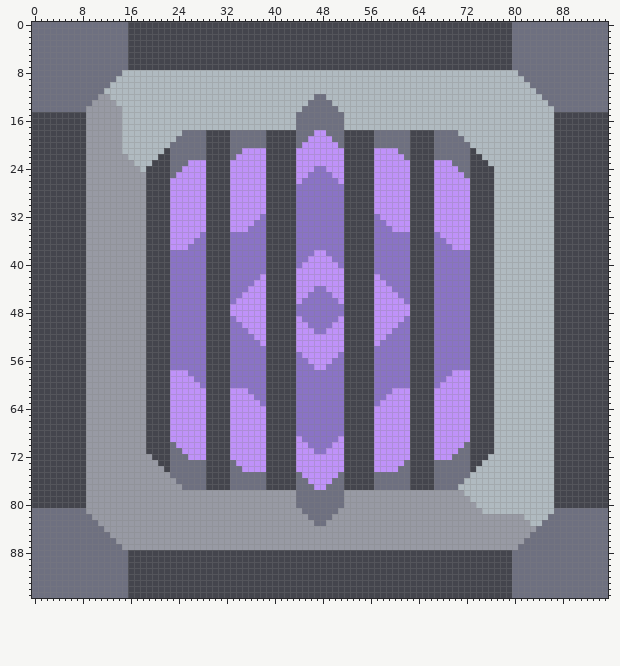
File history of a sprite sheet, sprites/logic/memory-vault.png. Above is the file before it was changed.
The file is 96x96 pixels.
After:
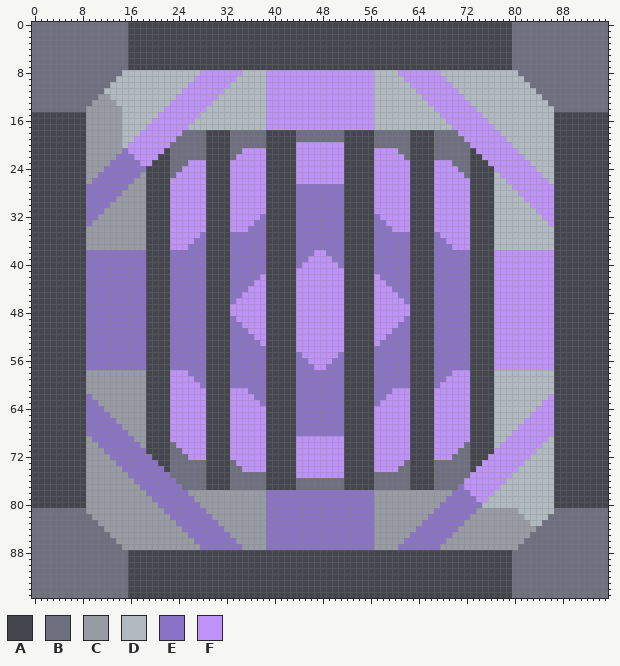
Palette (. is transparent): A #44454d  B #6e7080  C #989aa4  D #b0bac0  E #8a73c6  F #bf92f9
The edit:
Changed rows in their new state; - is an unchanged pixel.
first column x 9:
 8 -------------------FFFFFFF----FFFFFFFFFFFFFFFFFF----FFFFFFF-------------------
 9 ------------------FFFFFFF-----FFFFFFFFFFFFFFFFFF-----FFFFFFF------------------
10 -----------------FFFFFFF------FFFFFFFFFFFFFFFFFF------FFFFFFF-----------------
11 ----------------FFFFFFF-------FFFFFFFFFFFFFFFFFF-------FFFFFFF----------------
12 ---------------FFFFFFF--------FFFFFFFFFFFFFFFFFF--------FFFFFFF---------------
13 --------------FFFFFFF---------FFFFFFFFFFFFFFFFFF---------FFFFFFF--------------
14 -------------FFFFFFF----------FFFFFFFFFFFFFFFFFF----------FFFFFFF-------------
15 ------------FFFFFFF-----------FFFFFFFFFFFFFFFFFF-----------FFFFFFF------------
16 -----------FFFFFFF------------FFFFFFFFFFFFFFFFFF------------FFFFFFF-----------
17 ----------FFFFFFF-------------FFFFFFFFFFFFFFFFFF-------------FFFFFFF----------
18 ---------FFFFFFF----------------------BB----------------------FFFFFFF---------
19 --------FFFFFFF----------------------BBBB----------------------FFFFFFF--------
20 -------FFFFFFF---------------------F------F---------------------FFFFFFF-------
21 ------EFFFFFF----------------------------------------------------FFFFFFF------
22 -----EEEFFFF------------------------------------------------------FFFFFFF-----
23 ----EEEEEFF--------------------------------------------------------FFFFFFF----
24 ---EEEEEEE----------------------------FF----------------------------FFFFFFF---
25 --EEEEEEE----------------------------FFFF----------------------------FFFFFFF--
26 -EEEEEEE----------------------------FFFFFF----------------------------FFFFFFF-
27 EEEEEEE----------------------------------------------------------------FFFFFFF
28 EEEEEE------------------------------------------------------------------FFFFFF
29 EEEEE--------------------------------------------------------------------FFFFF
30 EEEE----------------------------------------------------------------------FFFF
31 EEE------------------------------------------------------------------------FFF
32 EE--------------------------------------------------------------------------FF
33 E----------------------------------------------------------------------------F
first column x 9:
38 EEEEEEEEEE----------------------------------------------------------FFFFFFFFFF
39 EEEEEEEEEE----------------------------------------------------------FFFFFFFFFF
40 EEEEEEEEEE----------------------------------------------------------FFFFFFFFFF
41 EEEEEEEEEE----------------------------------------------------------FFFFFFFFFF
42 EEEEEEEEEE----------------------------------------------------------FFFFFFFFFF
43 EEEEEEEEEE----------------------------------------------------------FFFFFFFFFF
44 EEEEEEEEEE----------------------------FF----------------------------FFFFFFFFFF
45 EEEEEEEEEE---------------------------FFFF---------------------------FFFFFFFFFF
46 EEEEEEEEEE--------------------------FFFFFF--------------------------FFFFFFFFFF
47 EEEEEEEEEE-------------------------FFFFFFFF-------------------------FFFFFFFFFF
48 EEEEEEEEEE-------------------------FFFFFFFF-------------------------FFFFFFFFFF
49 EEEEEEEEEE--------------------------FFFFFF--------------------------FFFFFFFFFF
50 EEEEEEEEEE---------------------------FFFF---------------------------FFFFFFFFFF
51 EEEEEEEEEE----------------------------FF----------------------------FFFFFFFFFF
52 EEEEEEEEEE----------------------------------------------------------FFFFFFFFFF
53 EEEEEEEEEE----------------------------------------------------------FFFFFFFFFF
54 EEEEEEEEEE----------------------------------------------------------FFFFFFFFFF
55 EEEEEEEEEE----------------------------------------------------------FFFFFFFFFF
56 EEEEEEEEEE----------------------------------------------------------FFFFFFFFFF
57 EEEEEEEEEE----------------------------------------------------------FFFFFFFFFF
first column x 9:
62 E----------------------------------------------------------------------------F
63 EE--------------------------------------------------------------------------FF
64 EEE------------------------------------------------------------------------FFF
65 EEEE----------------------------------------------------------------------FFFF
66 EEEEE--------------------------------------------------------------------FFFFF
67 EEEEEE------------------------------------------------------------------FFFFFF
68 EEEEEEE----------------------------------------------------------------FFFFFFF
69 -EEEEEEE----------------------------FFFFFF----------------------------FFFFFFF-
70 --EEEEEEE----------------------------FFFF----------------------------FFFFFFF--
71 ---EEEEEEE----------------------------FF----------------------------FFFFFFF---
72 ----EEEEEEE--------------------------------------------------------FFFFFFF----
73 -----EEEEEEE------------------------------------------------------FFFFFFF-----
74 ------EEEEEEE----------------------------------------------------FFFFFFF------
75 -------EEEEEEE---------------------F------F---------------------FFFFFFF-------
76 --------EEEEEEE----------------------BBBB----------------------FFFFFFF--------
77 ---------EEEEEEE----------------------BB----------------------EFFFFFF---------
78 ----------EEEEEEE-------------EEEEEEEEEEEEEEEEEE-------------EEEFFFF----------
79 -----------EEEEEEE------------EEEEEEEEEEEEEEEEEE------------EEEEEFF-----------
80 ------------EEEEEEE-----------EEEEEEEEEEEEEEEEEE-----------EEEEEEE------------
81 -------------EEEEEEE----------EEEEEEEEEEEEEEEEEE----------EEEEEEE-CCCCCC------
82 --------------EEEEEEE---------EEEEEEEEEEEEEEEEEE---------EEEEEEE--------------
83 ---------------EEEEEEE--------EEEEEEEEEEEEEEEEEE--------EEEEEEE---------------
84 ----------------EEEEEEE-------EEEEEEEEEEEEEEEEEE-------EEEEEEE----------------
85 -----------------EEEEEEE------EEEEEEEEEEEEEEEEEE------EEEEEEE-----------------
86 ------------------EEEEEEE-----EEEEEEEEEEEEEEEEEE-----EEEEEEE------------------
87 -------------------EEEEEEE----EEEEEEEEEEEEEEEEEE----EEEEEEE-------------------
Where, in picture pixels (left, top, right, bottom), the same in both pictures:
changed: (86, 70, 242, 550)
changed: (266, 70, 374, 148)
changed: (398, 70, 554, 550)
changed: (302, 166, 338, 184)
changed: (296, 286, 344, 334)
changed: (302, 436, 338, 454)
changed: (266, 472, 374, 550)
